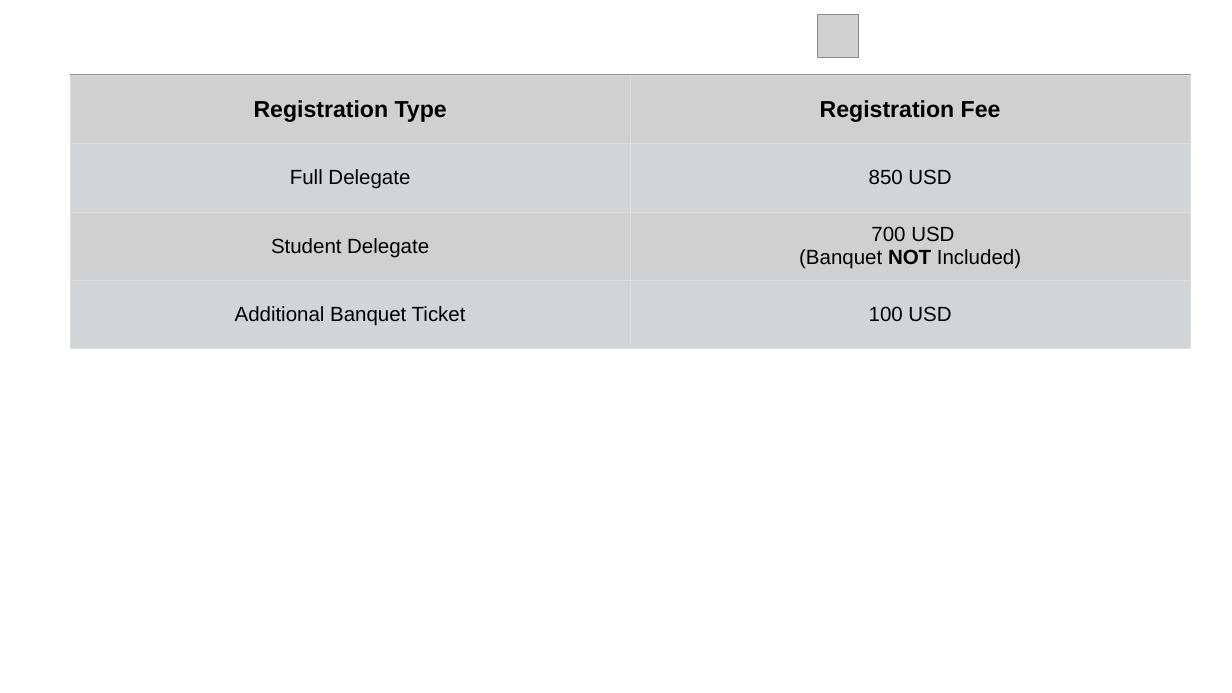
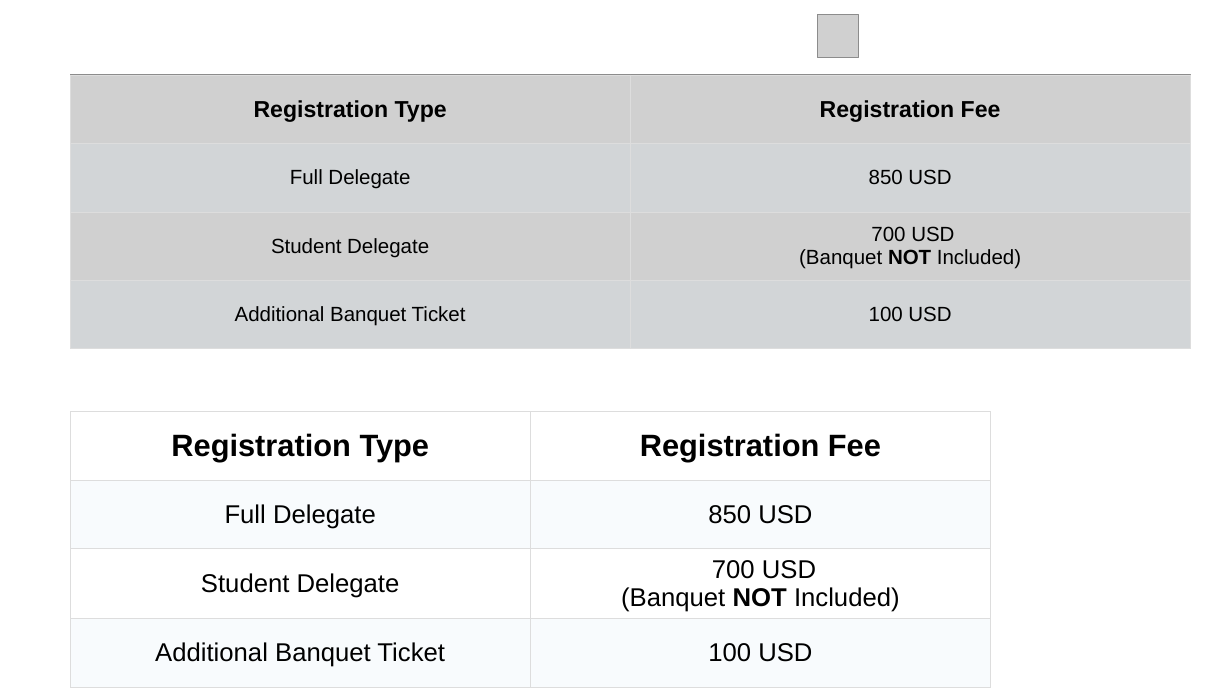
Before and after one commit to zhangxy911/zhangxy911.github.io, a slide deck: slide 3 of assets/figures.pptx. Drawn at 1232x693 pixels with LibreOffice and Linux fonts; fonts in the diff are those of the drawing; grey boxes stand for pictures; background and template pictures are left out. Boxes give left, top, right and bottom in pixels: in the first picture for what was removed or moved away, otherwise in the second. Text is boxed around its words. In the diff, an @@ line names an element or a change of style, - is before the commit and + after.

```diff
--- a/assets/figures.pptx
+++ b/assets/figures.pptx
@@ table added at (70,411,991,691), 4 rows, 2 columns @@
+Registration Type | Registration Fee
+Full Delegate | 850 USD
+Student Delegate | 700 USD / (Banquet NOT Included)
+Additional Banquet Ticket | 100 USD
```
Also in this commit, not shown: 2 other files.
